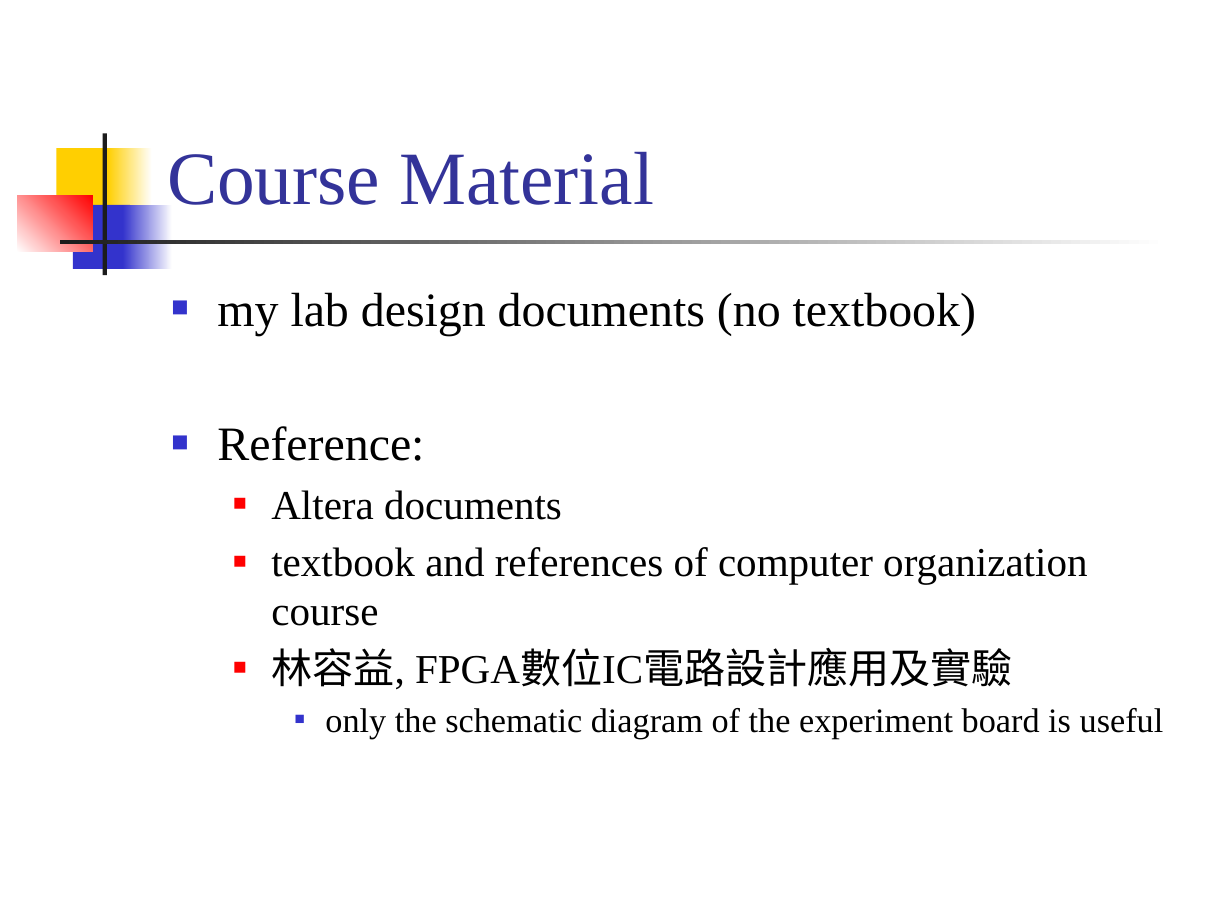
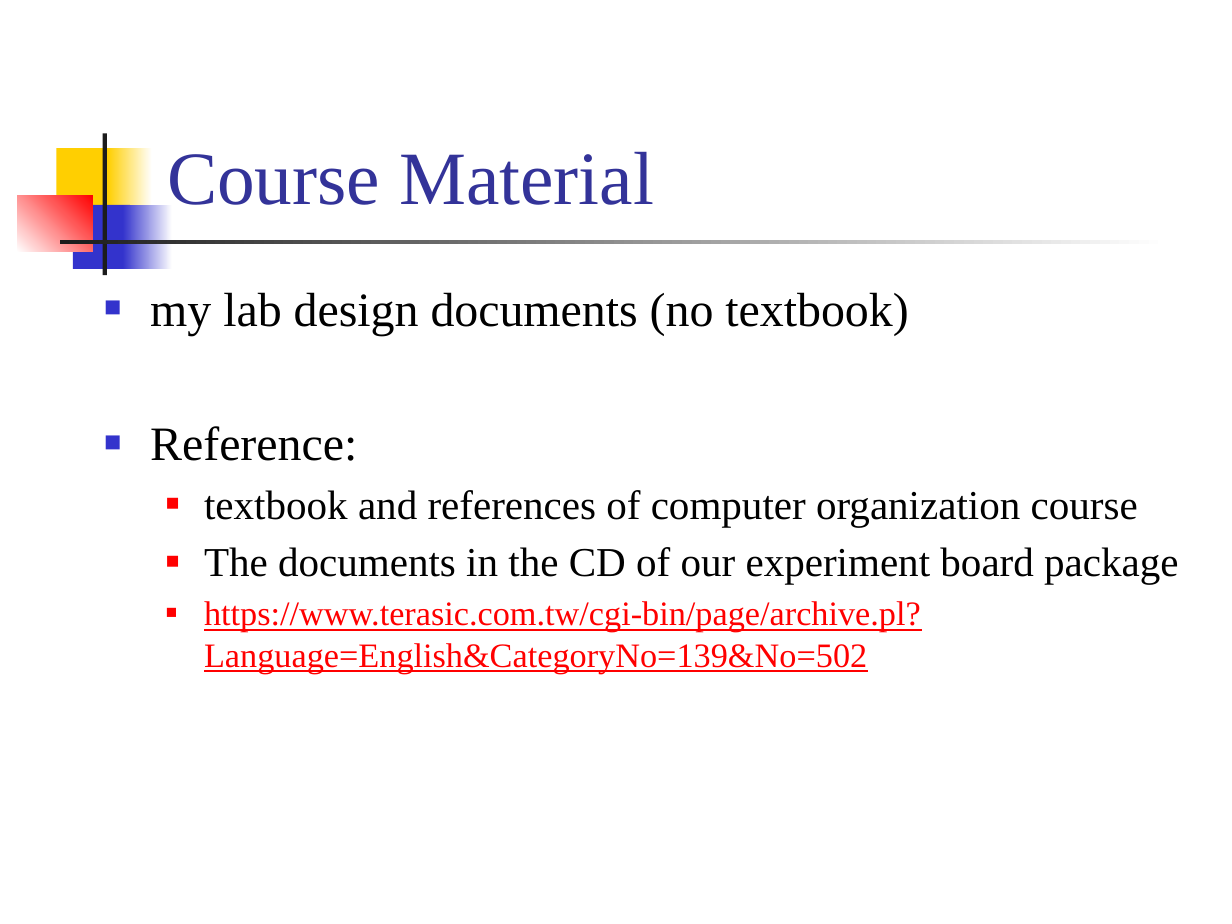
Before and after one commit to CGUSystemCourses/Comp_Org-2018, a slide deck: slide 5 of Lectures/lec00-course_intro/lab00-lab_rules.pptx. Drawn at 1232x924 pixels with LibreOffice and Linux fonts; fonts in the diff are those of the drawing. Boxes give left, top, right and bottom in pixels: in the first picture for what was removed or moved away, otherwise in the second. Text is boxed around its words. In the diff, an @@ line names an element or a change of style, - is before the commit and + after.

Commit message:
course intro for new FPGA board

```diff
--- a/Lectures/lec00-course_intro/lab00-lab_rules.pptx
+++ b/Lectures/lec00-course_intro/lab00-lab_rules.pptx
@@ text "my lab design documents (no ...": place and size @@
-text "my lab design documents (no ..." at [217,292,1164,739]
+text "my lab design documents (no ..." at [150,292,1178,674]
@@ text at [271,490,562,520]: paragraph removed @@
-  ■ Altera documents
@@ text at [204,547,1178,674]: text changed; text colour #000000 to #FF0000 @@
-  ■ 林容益, FPGA數位IC電路設計應用及實驗
-    ■ only the schematic diagram of the experiment board is useful
+  ■ The documents in the CD of our experiment board package
+  ■ https://www.terasic.com.tw/cgi-bin/page/archive.pl?Language=English&CategoryNo=139&No=502
```
Also in this commit, not shown: 2 other slides changed, 2 slides removed.
